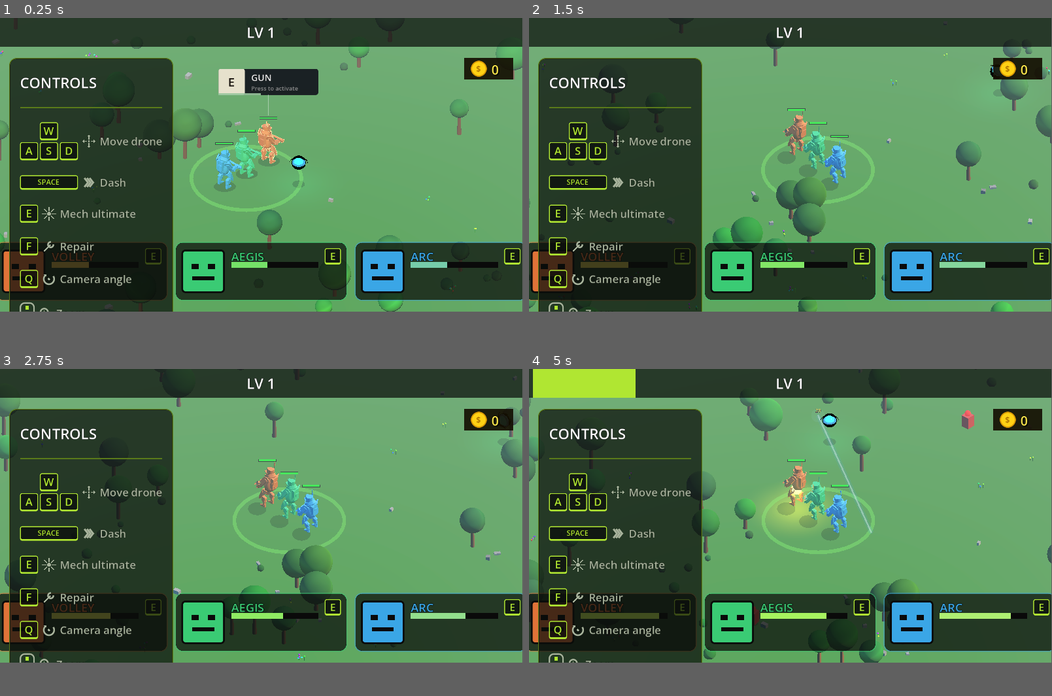
Above: before the commit, frames 1-4 (two rows, left to right).
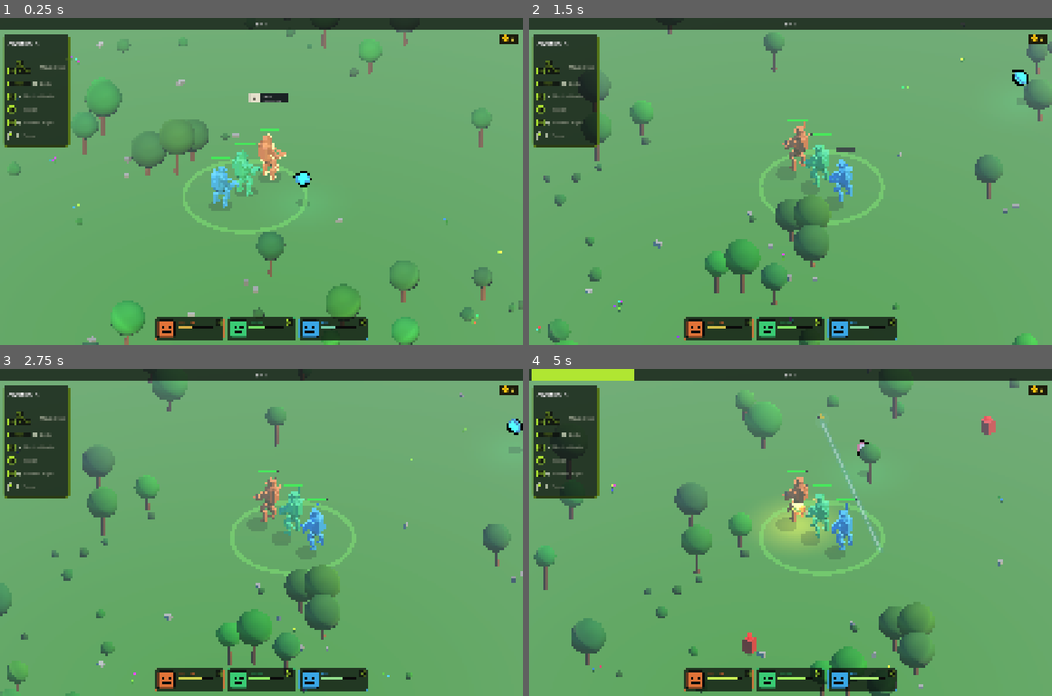
Above: after the commit, the same moments.

Repository: Jojjo1010/MechGame
Game: Godot game, scene res://scenes/game/Game.tscn
Two runs of this game, one before a commit and one after it. Both use one fixed random seed, a clock stepped at 60 frames per second and the inputs below.
Inputs (mouse positions are in pixels of both pictures, inside the frame that each line leads up to):
- Up to frame 1 (0.25 s): no input
- Up to frame 2 (1.5 s): tap Enter at 0.5 s; move the mouse to (905, 148) at 0.52 s; hold D 0.53-1.25 s; tap Q at 0.6 s; click (905, 148) at 0.67 s; tap Space at 0.77 s; drag from (685, 178) to (764, 224) at 1.27 s
- Up to frame 3 (2.75 s): move the mouse to (313, 450) at 2.02 s; hold D from 2.03 s (still down); tap F at 2.1 s
- Up to frame 4 (5 s): release D at 2.75 s; drag from (764, 575) to (633, 470) at 2.77 s; move the mouse to (947, 558) at 3.52 s; hold A 3.53-4.25 s; tap E at 3.6 s; tap Space at 3.77 s; drag from (633, 470) to (712, 440) at 4.27 s
In our replay, the window is 799x449 before the commit and 800x500 after it. These sizes can differ from the game's own. Grey fills any space a smaller window leaves; there, only what the larger window draws over its background counts as a difference.

The runs differ from the first frame. In frame 1, 55% of the frame differs, in the area x 0-100%, y 1-100%; in frame 2, 55%; in frame 3, 54%; in frame 4, 56%, in the area x 0-100%, y 0-100%.

Commit message:
Stretch UI proportionally across monitor sizes
Reference resolution: 2880×1800 (the design machine). canvas_items stretch
with expand aspect scales UI proportionally on other monitors and shows
extra game world in the wider/taller dimension instead of stretching it.

allow_hidpi=true tells Godot to render at native pixel density rather
than letting Windows DPI-scale the whole window, which was the likely
cause of UI looking "way too big" on the 3440×1440 ultrawide.

Co-Authored-By: Claude Opus 4.7 (1M context) <noreply@anthropic.com>

Diff:
--- a/project.godot
+++ b/project.godot
@@ -26,5 +26,10 @@
 
 [display]
 
+window/size/viewport_width=2880
+window/size/viewport_height=1800
 window/size/mode=2
 window/size/mode.editor=0
+window/dpi/allow_hidpi=true
+window/stretch/mode="canvas_items"
+window/stretch/aspect="expand"
